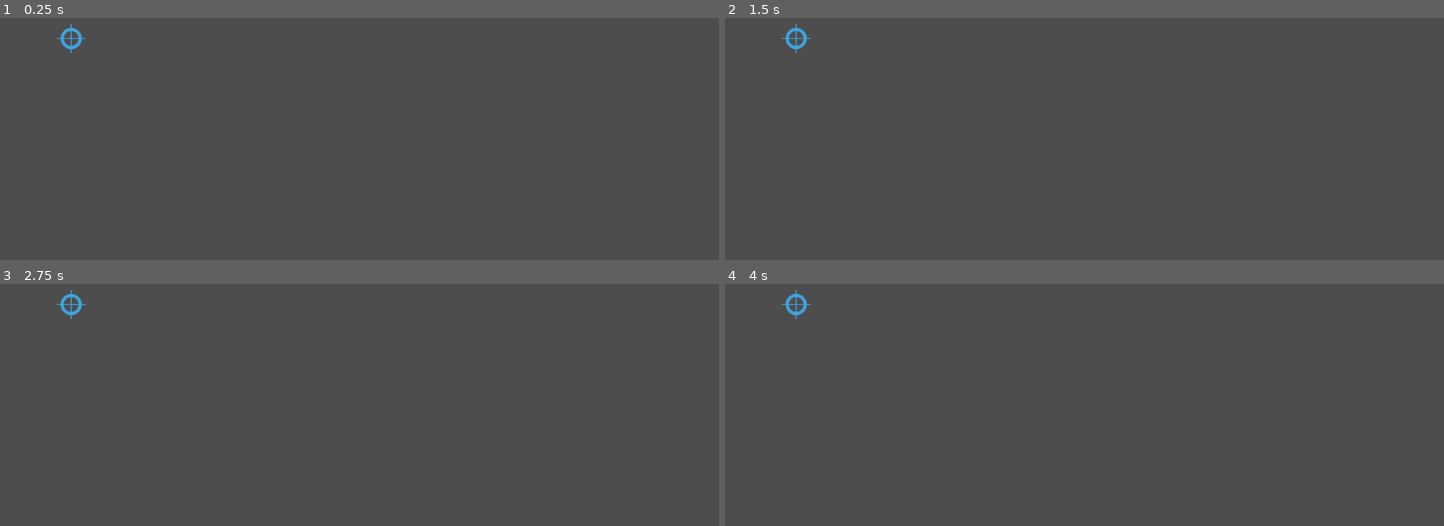
Above: before the commit, frames 1-4 (two rows, left to right).
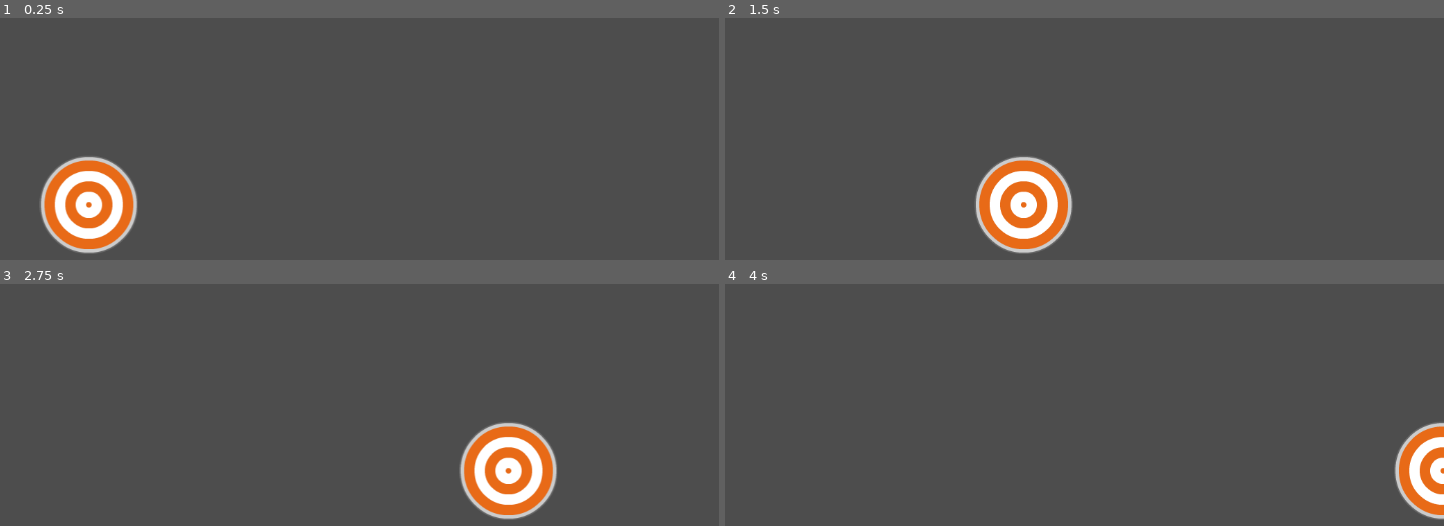
Above: after the commit, the same moments.

Repository: lordlolipop/DuckDuckHunt
Game: Godot game, scene res://Sences/Main_level/main_level.tscn
Same seed, same stepped clock (60 frames per second), same inputs: the game is played once before the commit and once after it. The project has no main scene, so this scene is started directly.
Inputs:
- Up to frame 1 (0.25 s): no input
- Up to frame 2 (1.5 s): no input
- Up to frame 3 (2.75 s): no input
- Up to frame 4 (4 s): no input

The runs differ from the first frame. In frame 1, 4.4% of the frame differs, in the area x 5-20%, y 2-98%; in frame 2, 4.4%; in frame 3, 4.4%, in the area x 7-78%, y 2-98%; in frame 4, 2.3%.

Commit message:
V0.1
Added targets that move, global script

Diff:
--- /dev/null
+++ b/Scripts/Global.gd
@@ -0,0 +1,4 @@
+extends Node
+
+
+var score: int
--- a/Sences/Main_level/main_level.tscn
+++ b/Sences/Main_level/main_level.tscn
@@ -1,9 +1,8 @@
 [gd_scene load_steps=2 format=3 uid="uid://duk4lw7h4m268"]
 
-[ext_resource type="Texture2D" uid="uid://cuxaen5f7ch2h" path="res://Assets/PNG/HUD/crosshair_blue_small.png" id="1_3bsrl"]
+[ext_resource type="PackedScene" uid="uid://beei5hfmy1wrw" path="res://Sences/Targets/targets.tscn" id="1_3bsrl"]
 
 [node name="Main_level" type="Node2D"]
 
-[node name="CrosshairBlueSmall" type="Sprite2D" parent="."]
-position = Vector2(218, 158)
-texture = ExtResource("1_3bsrl")
+[node name="Targets" parent="." instance=ExtResource("1_3bsrl")]
+position = Vector2(183, 398)
--- /dev/null
+++ b/Sences/Targets/targets.gd
@@ -0,0 +1,21 @@
+extends Area2D
+
+
+@export_enum ("target", "duck", "bad_duck") var target_type: int
+
+@export var minimum_speed: int = 100
+@export var maximum_speed: int = 500
+
+
+var speed = randi_range(minimum_speed, maximum_speed)
+var score_value: int = 1
+
+
+func _ready() -> void:
+	pass
+
+func _process(delta: float) -> void:
+	position.x += speed * delta
+	if position.x > get_viewport_rect().size.x + 100:
+		print ("out of view")
+		queue_free()
--- /dev/null
+++ b/Sences/Targets/targets.tscn
@@ -0,0 +1,16 @@
+[gd_scene load_steps=4 format=3 uid="uid://beei5hfmy1wrw"]
+
+[ext_resource type="Script" uid="uid://cu81u36516mj7" path="res://Sences/Targets/targets.gd" id="1_l8c2i"]
+[ext_resource type="Texture2D" uid="uid://d12is1r51x2en" path="res://Assets/PNG/Objects/target_red2_outline.png" id="2_a525t"]
+
+[sub_resource type="CircleShape2D" id="CircleShape2D_a525t"]
+radius = 72.0278
+
+[node name="Targets" type="Area2D"]
+script = ExtResource("1_l8c2i")
+
+[node name="Sprite2D" type="Sprite2D" parent="."]
+texture = ExtResource("2_a525t")
+
+[node name="CollisionShape2D" type="CollisionShape2D" parent="."]
+shape = SubResource("CircleShape2D_a525t")
--- a/project.godot
+++ b/project.godot
@@ -14,6 +14,10 @@
 config/features=PackedStringArray("4.4", "GL Compatibility")
 config/icon="res://icon.svg"
 
+[autoload]
+
+Global="*res://Scripts/Global.gd"
+
 [rendering]
 
 renderer/rendering_method="gl_compatibility"
Not shown, added: Scripts/Global.gd.uid
Not shown, added: Sences/Targets/targets.gd.uid
